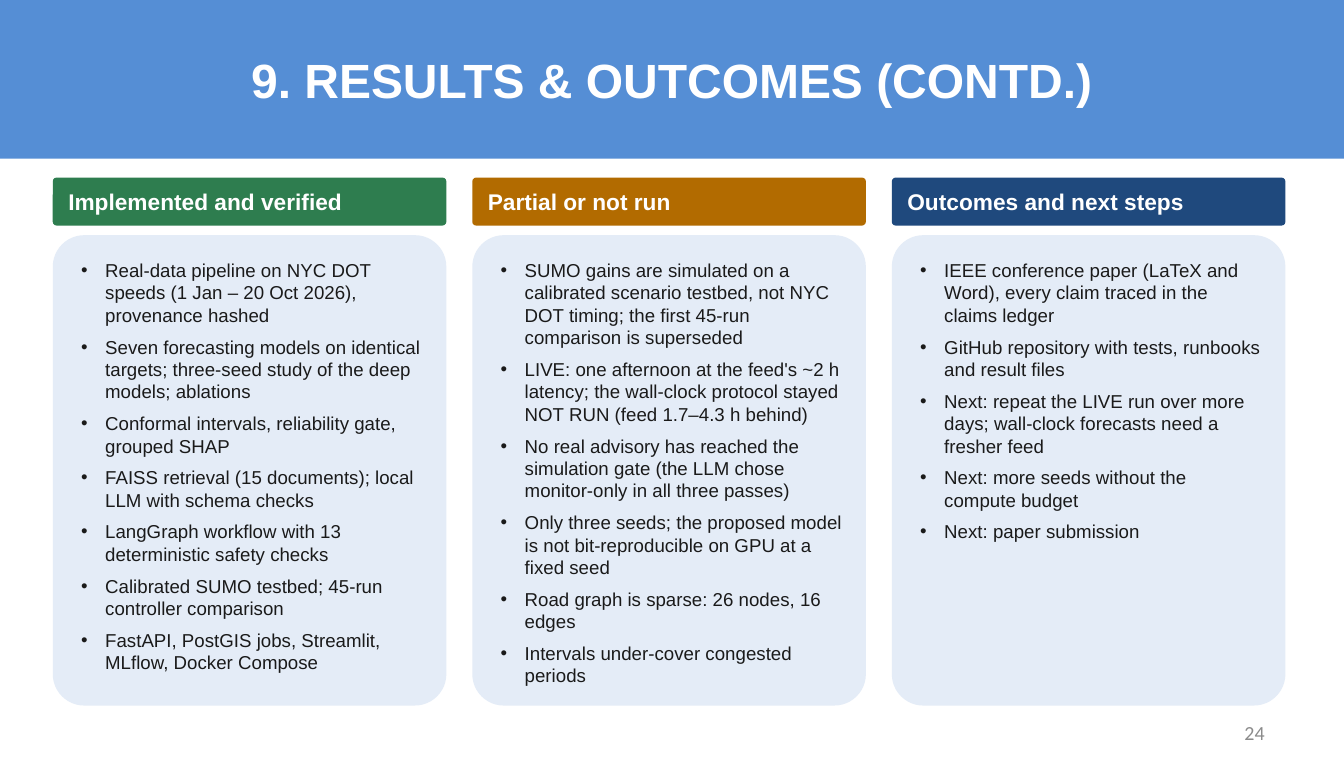
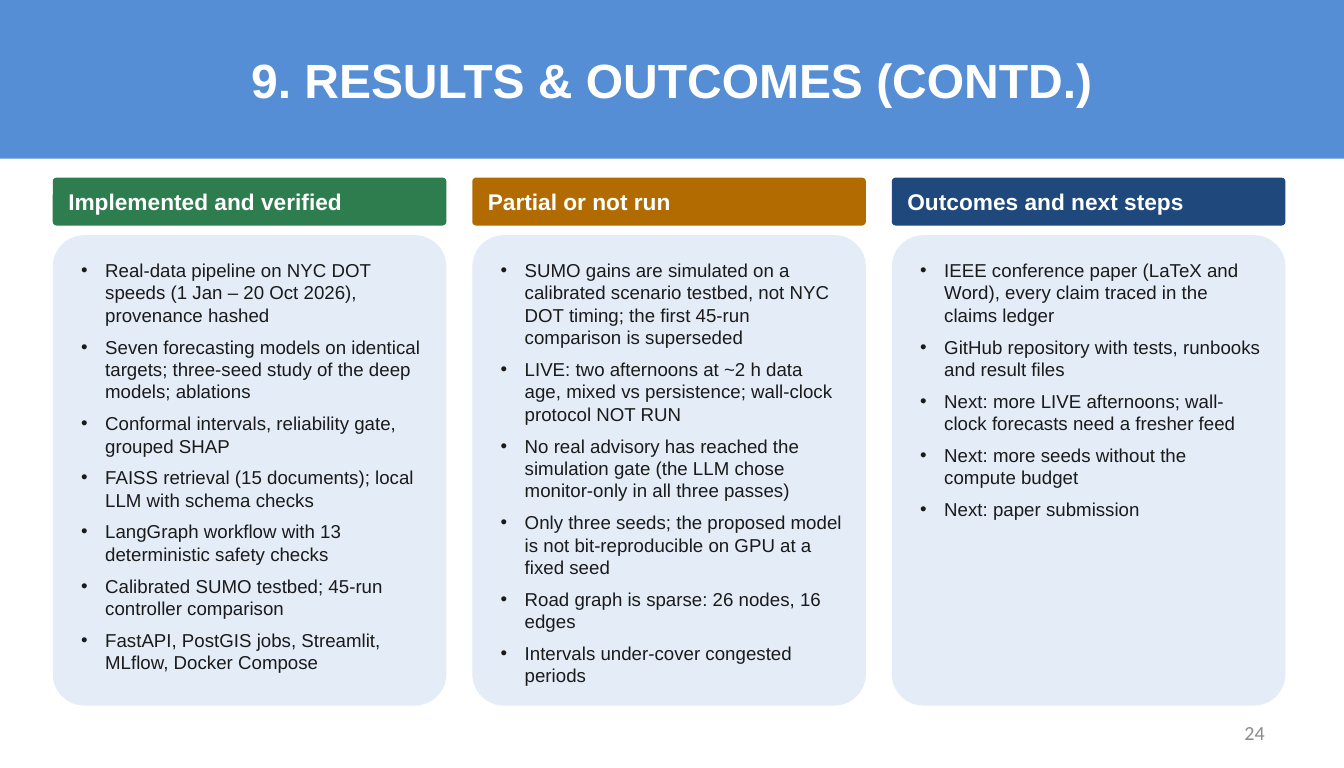
Before and after one commit to sricharansk/Major-Project, a slide deck: slide 24 of presentation/Final_Review_S_K_Sricharan_25MML1010.pptx. Drawn at 1344x768 pixels with LibreOffice and Linux fonts; fonts in the diff are those of the drawing. Boxes give left, top, right and bottom in pixels: in the first picture for what was removed or moved away, otherwise in the second. Text is boxed around its words. In the diff, an @@ line names an element or a change of style, - is before the commit and + after.

```diff
--- a/presentation/Final_Review_S_K_Sricharan_25MML1010.pptx
+++ b/presentation/Final_Review_S_K_Sricharan_25MML1010.pptx
@@ text in rounded rectangle at <box>525,362,832,425</box>: text changed @@
-• LIVE: one afternoon at the feed's ~2 h latency; the wall-clock protocol stayed NOT RUN (feed 1.7–4.3 h behind)
+• LIVE: two afternoons at ~2 h data age, mixed vs persistence; wall-clock protocol NOT RUN
@@ text in rounded rectangle at <box>944,394,1235,430</box>: text changed @@
-• Next: repeat the LIVE run over more days; wall-clock forecasts need a fresher feed
+• Next: more LIVE afternoons; wall-clock forecasts need a fresher feed
```
Also in this commit, not shown: 6 other slides changed, 8 other files.
